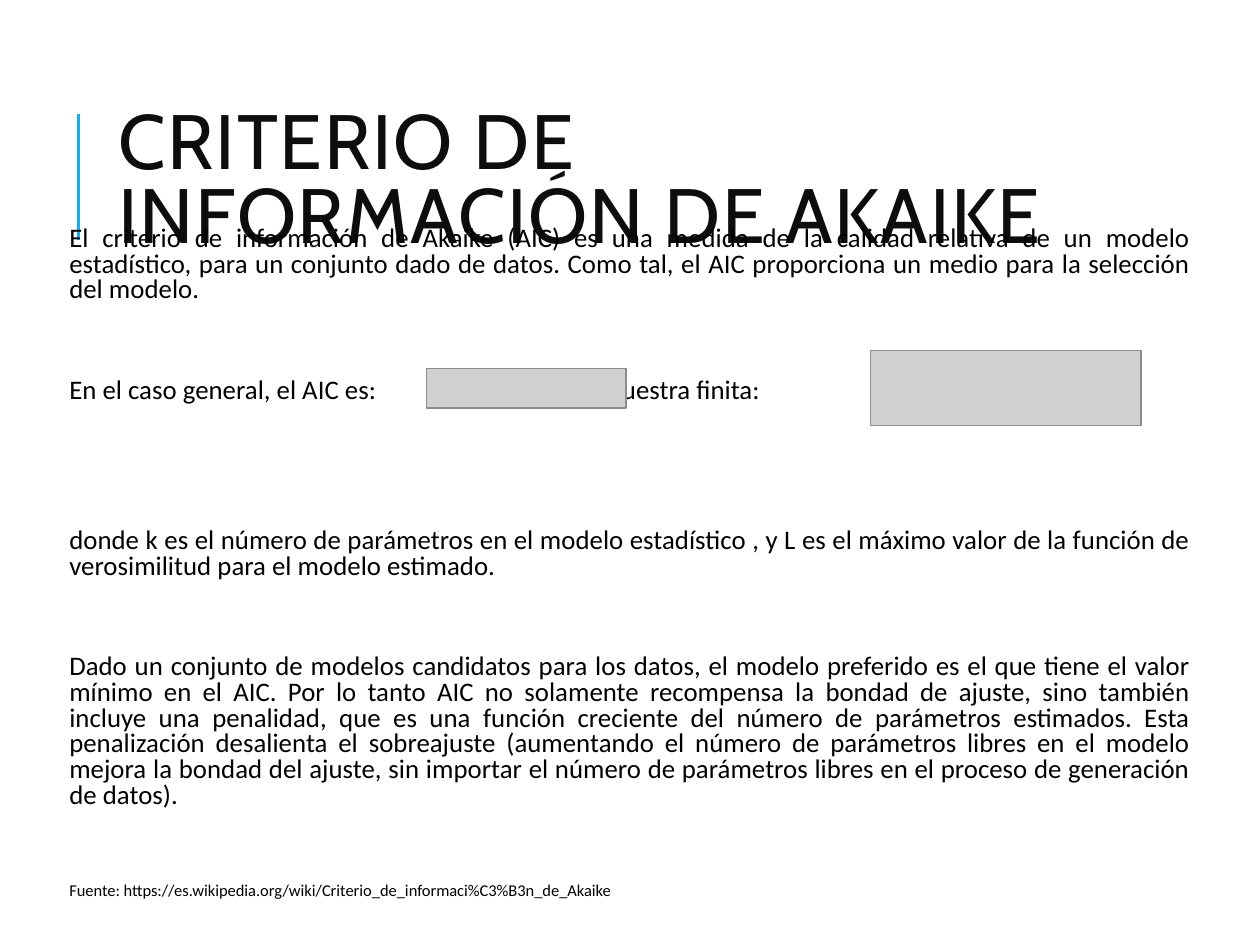
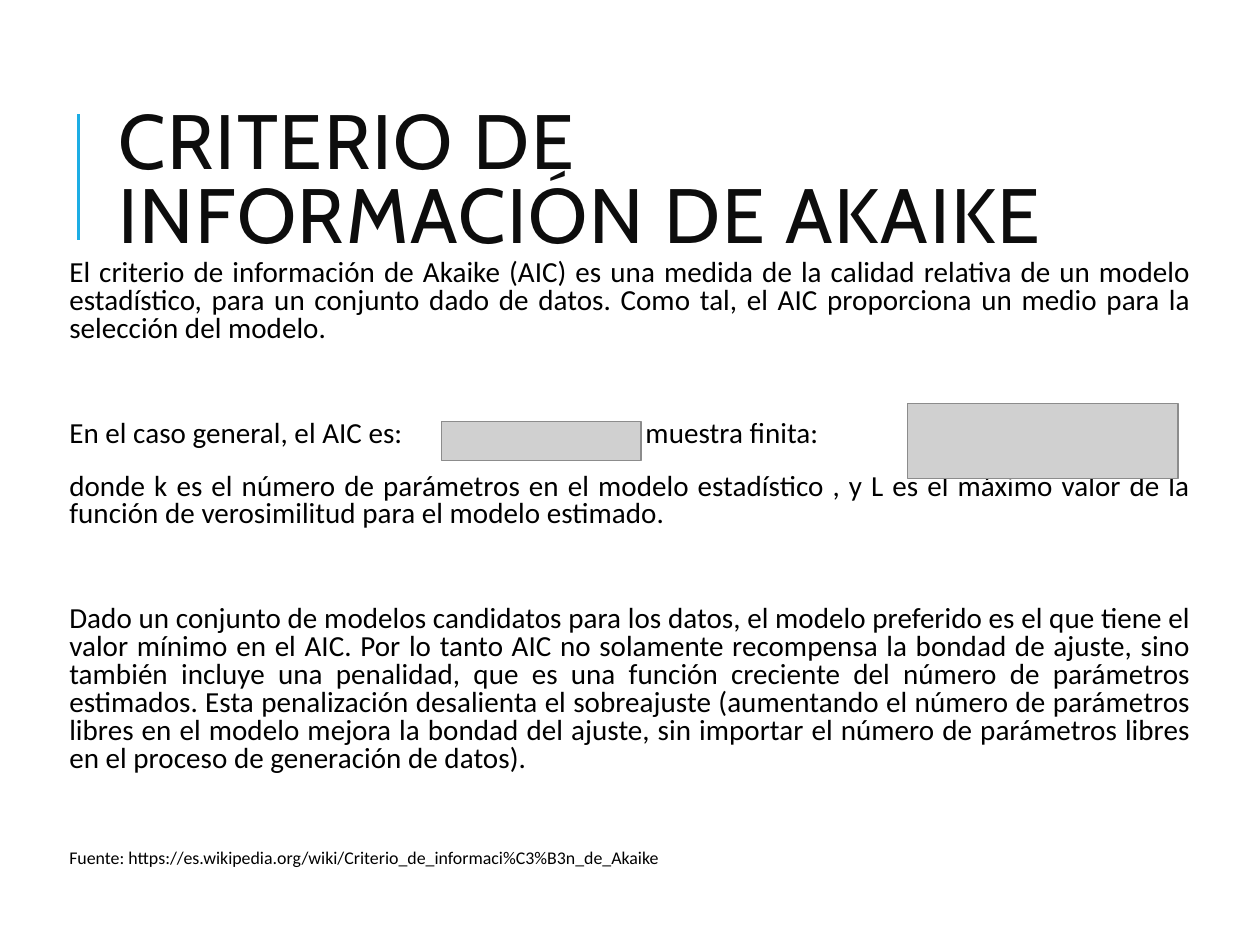
Before and after one commit to delany-ramirez/charlas, a slide deck: slide 16 of PyPereira_LR/Regresion Lineal.pptx. Drawn at 1260x945 pixels with LibreOffice and Linux fonts; fonts in the diff are those of the drawing; grey boxes stand for pictures. Boxes give left, top, right and bottom in pixels: in the first picture for what was removed or moved away, otherwise in the second. Text is boxed around its words. In the diff, an @@ line names an element or a change of style, - is before the commit and + after.

```diff
--- a/PyPereira_LR/Regresion Lineal.pptx
+++ b/PyPereira_LR/Regresion Lineal.pptx
@@ text "El criterio de información de ...": place and size @@
-text "El criterio de información de ..." at bbox=[69, 225, 1190, 899]
+text "El criterio de información de ..." at bbox=[69, 261, 1190, 867]
@@ text "El criterio de información de ..." at bbox=[69, 261, 1190, 867]: size 15.3 to 16.6 pt; size 9.3 to 10.2 pt in "Fuente: https://es.wikipedia.org/wiki/Criterio_de_informaci% ..." @@
@@ picture: place and size @@
-picture at bbox=[871, 350, 1142, 425]
+picture at bbox=[907, 403, 1178, 478]
@@ picture: place and size @@
-picture at bbox=[426, 369, 625, 408]
+picture at bbox=[441, 422, 640, 461]
```
Also in this commit, not shown: 7 other slides changed.
